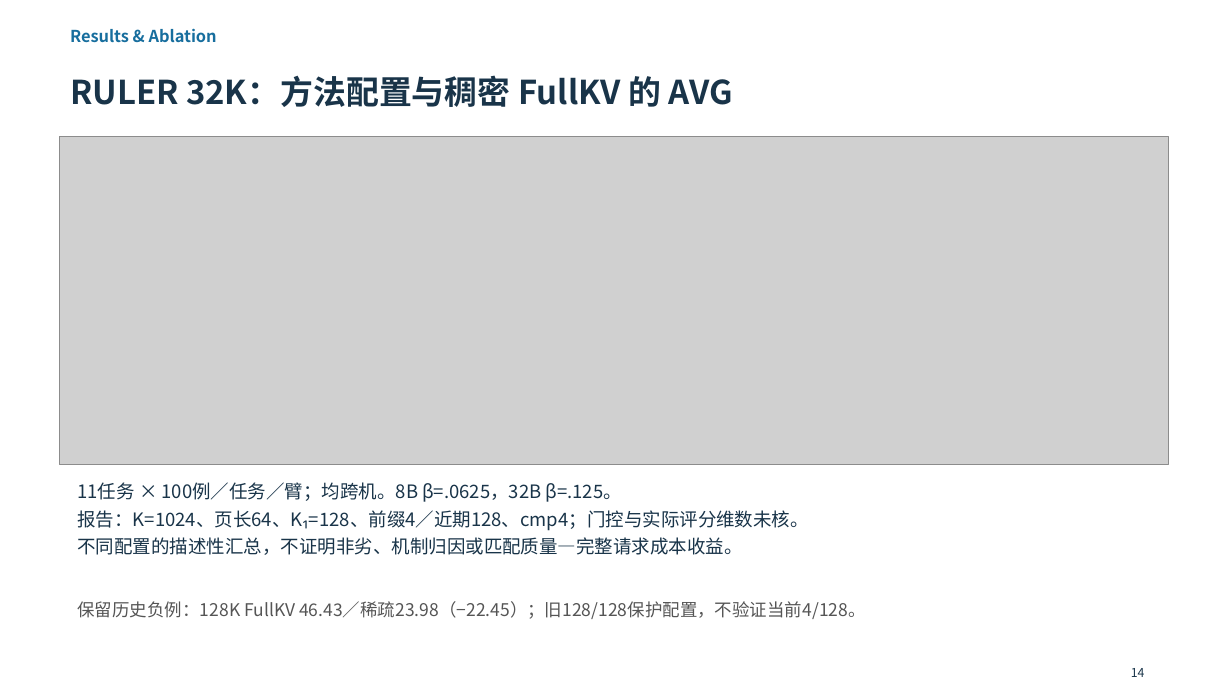
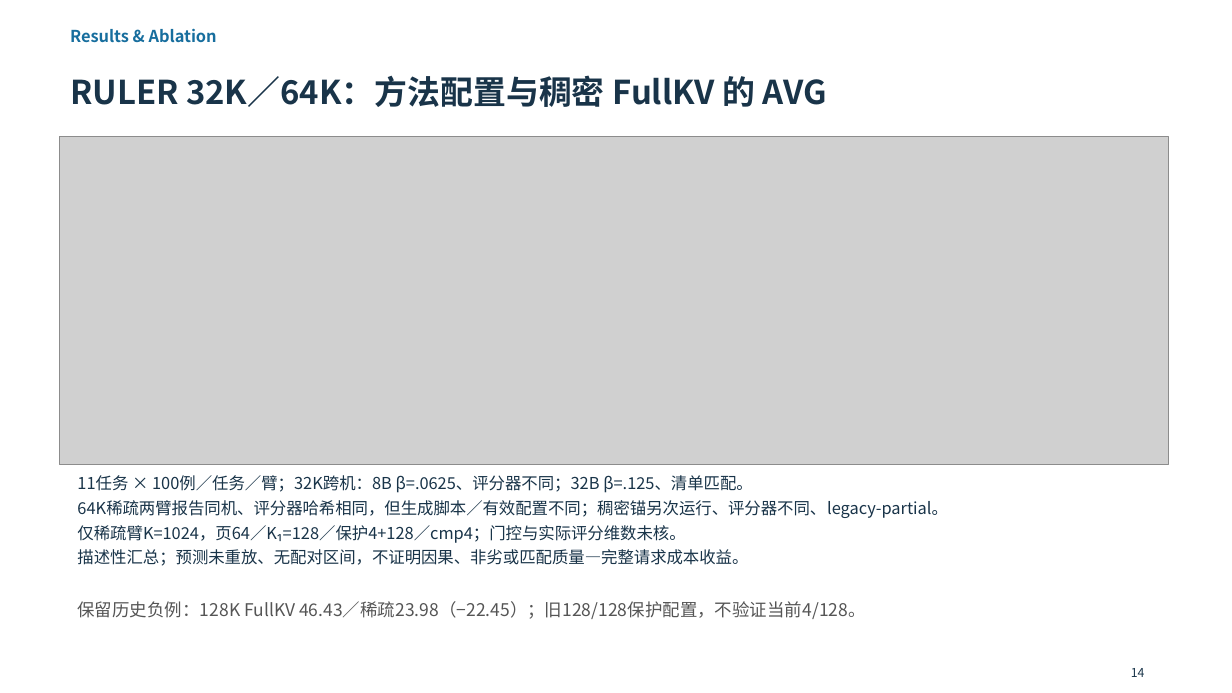
Before and after one commit to Chosen-David/two-level-attention, a slide deck: slide 14 of agent_doc/advice/dac_manuscript/presentation/TwoLevel_UserEdited_20261014.pptx. Drawn at 1232x693 pixels with LibreOffice and Linux fonts; fonts in the diff are those of the drawing; grey boxes stand for pictures. Boxes give left, top, right and bottom in pixels: in the first picture for what was removed or moved away, otherwise in the second. Text is boxed around its words. In the diff, an @@ line names an element or a change of style, - is before the commit and + after.

```diff
--- a/agent_doc/advice/dac_manuscript/presentation/TwoLevel_UserEdited_20261014.pptx
+++ b/agent_doc/advice/dac_manuscript/presentation/TwoLevel_UserEdited_20261014.pptx
@@ text at <box>70,75,827,107</box>: text changed @@
-RULER 32K：方法配置与稠密 FullKV 的 AVG
+RULER 32K／64K：方法配置与稠密 FullKV 的 AVG
@@ text at <box>77,475,948,566</box>: text changed; size 18 to 16 pt @@
-11任务 × 100例／任务／臂；均跨机。8B β=.0625，32B β=.125。
-报告：K=1024、页长64、K₁=128、前缀4／近期128、cmp4；门控与实际评分维数未核。
-不同配置的描述性汇总，不证明非劣、机制归因或匹配质量—完整请求成本收益。
+11任务 × 100例／任务／臂；32K跨机：8B β=.0625、评分器不同；32B β=.125、清单匹配。
+64K稀疏两臂报告同机、评分器哈希相同，但生成脚本／有效配置不同；稠密锚另次运行、评分器不同、legacy-partial。
+仅稀疏臂K=1024，页64／K₁=128／保护4+128／cmp4；门控与实际评分维数未核。
+描述性汇总；预测未重放、无配对区间，不证明因果、非劣或匹配质量—完整请求成本收益。
```
Also in this commit, not shown: 1 other slide changed, 11 other files.
